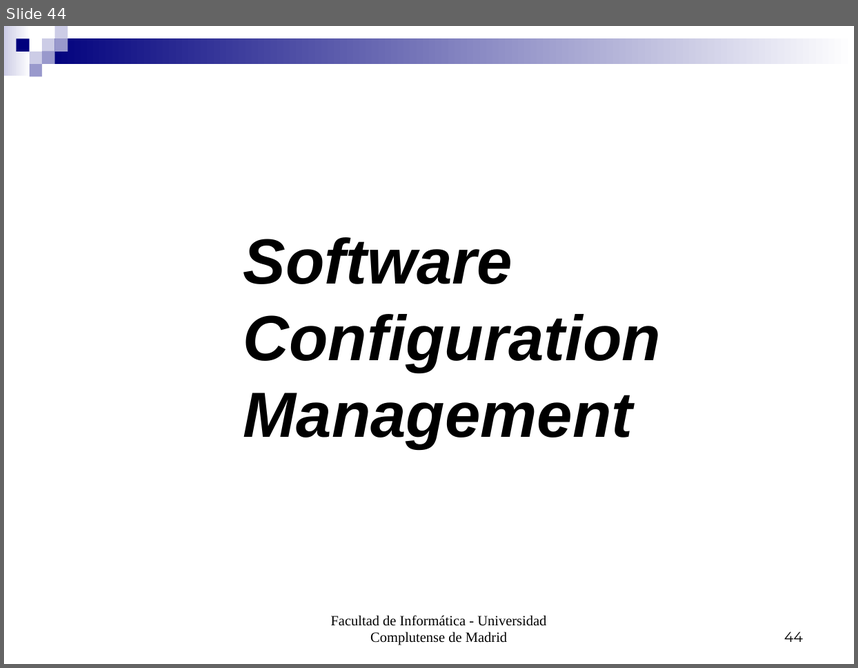
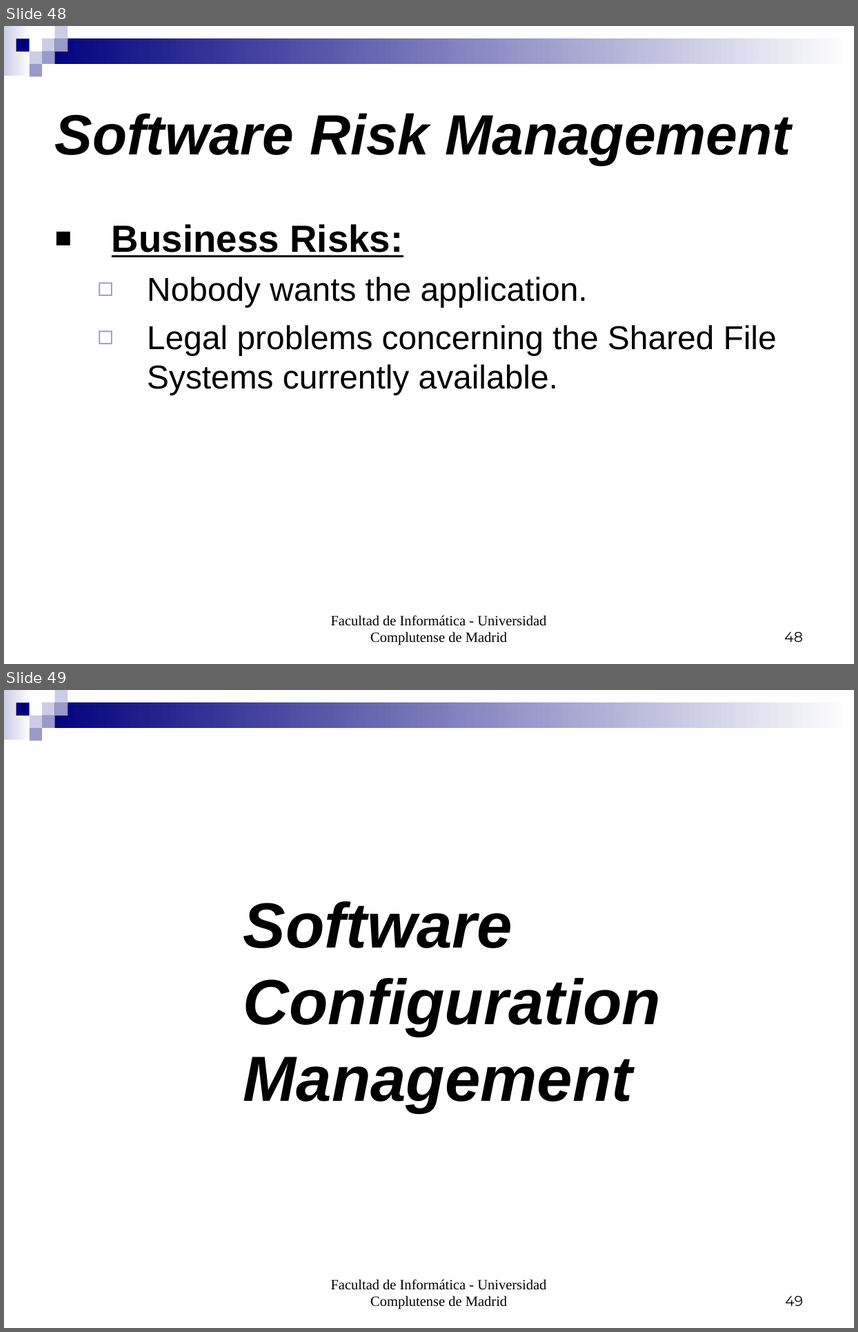
Before and after one commit to salcedonia/egorilla-software-engineering-2008-2009, a slide deck: doc/PresentacionIS.ppt. Shown one above the other, each under a label of ours: slide 44 before the commit, slides 48 and 49 after it. The pictures are 858x668 and 858x1332 pixels, drawn with LibreOffice and Linux fonts; fonts in the diff are those of the drawing. Boxes give left, top, right and bottom in pixels: in the first picture for what was removed or moved away, otherwise in the second. Text is boxed around its words. In the diff, an @@ line names an element or a change of style, - is before the commit and + after.

```diff
--- a/doc/PresentacionIS.ppt
+++ b/doc/PresentacionIS.ppt
@@ slide 48 added at [4, 26, 854, 664], background #FFFFFF; not listed: 9 template elements that a slide beside it also shows @@
@@ title added at [55, 113, 791, 165], 48 pt, text #000000, bold, italic @@
+Software Risk Management
@@ text added at [112, 224, 777, 394], 28 pt, text #000000 @@
+■ Business Risks:
+  ◻ Nobody wants the application.
+  ◻ Legal problems concerning the Shared File Systems currently available.
@@ text added at [331, 615, 546, 645], 12 pt, text #000000 @@
+Facultad de Informática - Universidad Complutense de Madrid
@@ page number added at [784, 631, 803, 641], 12 pt, text #000000 @@
+48
@@ what was slide 44 is now slide 49 @@
@@ page number at [785, 1295, 803, 1305]: text changed @@
-44
+49
```
Also in this commit, not shown: 1 slide changed, 4 other slides added.
